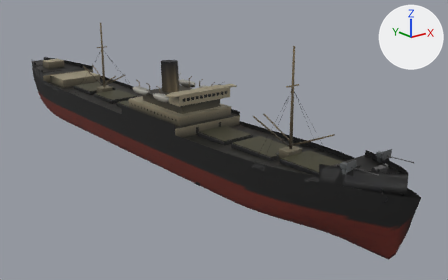
Renders of the glTF model models/item/Q708046/model_built.glb from each side of a commit.
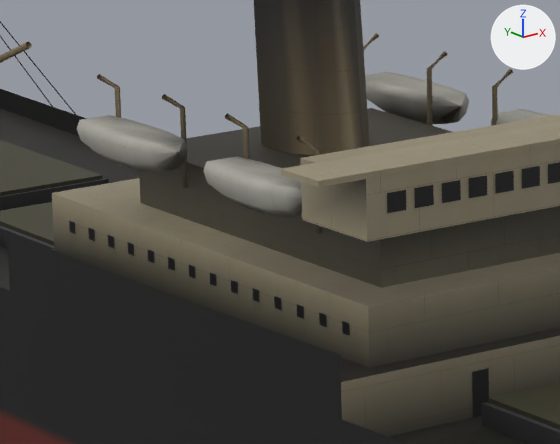
Each version is shown whole from a 50 mm camera at (-90.3, -142.5, 56.7) aimed at (11.3, -15.5, 5.9), then close up on the part from 27% to 47% of the width and 24% to 50% of the height. The lights are fixed; the arrows at upper right show +X, +Y and +Z. The last two pictures show the newer version. Where no turn or scale is listed for an object, it has been applied to the vertices. Vertices at exactly the same position are counted once.

Script lines for the objects in view, before the commit:
```python
me_main_0 = bpy.data.meshes.new('main_0')
me_main_0.from_pydata(...)  # 10227 vertices, 18434 faces; spans x -10.0..10.0, y -84.0..84.0, z -19.0..19.0
me_main_0.materials.append(mat_paint)
ob_main_0 = bpy.data.objects.new('main_0', me_main_0)
ob_main_0.location = (0.04, -1.5, 18.54)
```
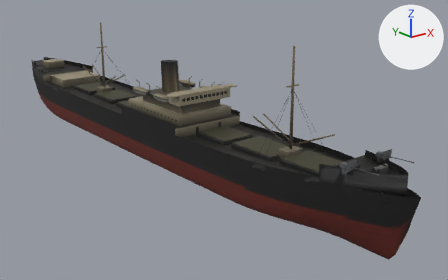
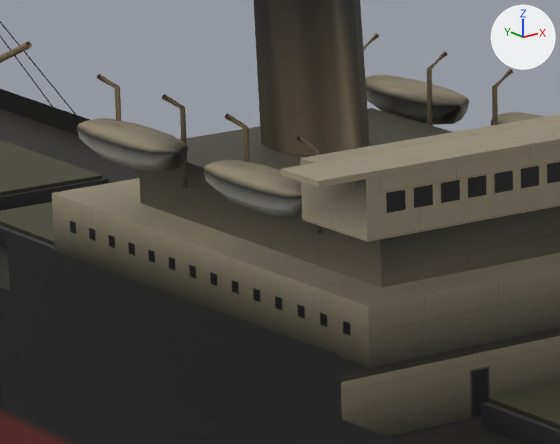
Where the newer file only moved an object's origin or applied its transform, the numbers keep the older frame.

Edits to the bpy script that builds the scene:
```text
Change me_main_0:
    used by ob_main_0; location = (0.04, -1.5, 18.54)
    remove me_main_0.from_pydata(...)  # 10227 vertices, 18434 faces; spans x -10.0..10.0, y -84.0..84.0, z -19.0..19.0
    add me_main_0.from_pydata(...)  # 10342 vertices, 18607 faces; spans x -10.0..10.0, y -84.0..84.0, z -19.0..19.0
    me_main_0 part 1: 28 vertices moved within x -7.0..8.0, y -64.0..45.0, z -6.0..2.0; 16 vertices removed from x -10.0..6.0, y -31.0..0.0, z -16.0..2.0; 100 vertices added at x -9.0..8.0, y -65.0..57.0, z -7.0..2.0
    me_main_0 part 2: 155 kept faces spanning x -9.0..8.0, y -74.0..45.0, z -6.0..2.0 get new texture (UV) coordinates
    me_main_0 part 3: 299 kept faces spanning x -10.0..9.0, y -74.0..79.0, z -19.0..9.0 get new vertex colours
    other edits to the shape of me_main_0 do not show in these pictures
```

Where the change shows, as pixel boxes (x1, y1, x2, y2) in the close-ups (560 x 444 px):
part 1 of me_main_0, cut back: before (0, 72, 544, 217); after (0, 75, 541, 418)
part 2 of me_main_0, surface changed: (97, 78, 545, 215) in both
part 3 of me_main_0, recoloured: (97, 66, 545, 287) in both
